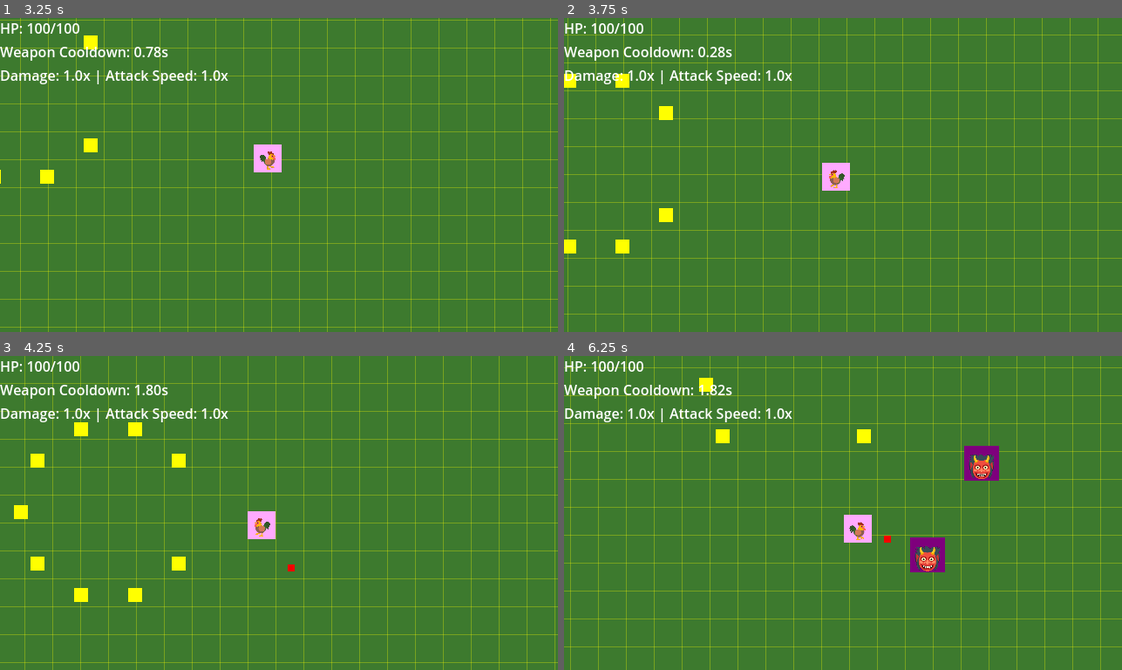
Above: before the commit, frames 1-4 (two rows, left to right).
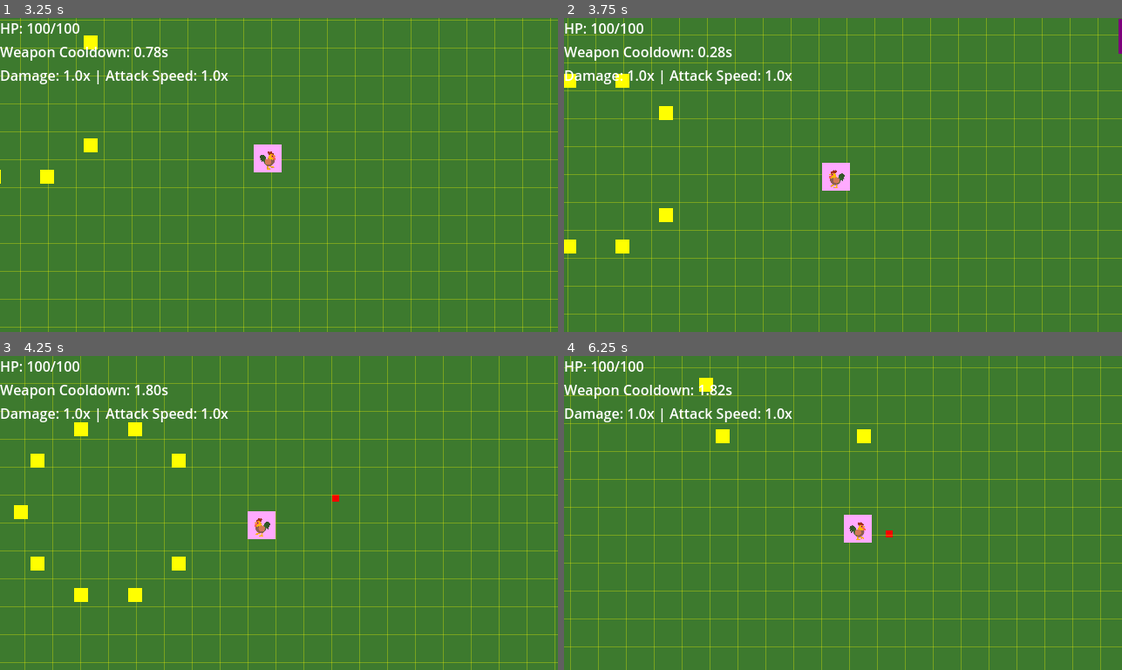
Above: after the commit, the same moments.

Repository: thejoshyee/sarimanok-game
Game: Godot game, scene res://main.tscn
Same seed, same stepped clock (60 frames per second), same inputs: the game is played once before the commit and once after it.
Inputs:
- Up to frame 1 (3.25 s): tap Enter (ui_accept) at 0.5, 0.77, 1.52, 3.02 s; hold Right (move_right) 0.53-1.28 s; hold 1 0.53-1.28 s; hold S (move_down) 1.28-2.03 s; tap 2 at 1.35 s; hold Right (move_right) 2.03-2.78 s; hold 3 2.03-2.78 s; hold Up (move_up) from 2.78 s (still down); tap 1 at 2.85 s
- Up to frame 2 (3.75 s): release Up (move_up) at 3.53 s; hold A (move_left) from 3.53 s (still down); hold 2 from 3.53 s (still down)
- Up to frame 3 (4.25 s): keep holding A (move_left); keep holding 2; tap Enter (ui_accept) at 3.77 s
- Up to frame 4 (6.25 s): release 2 at 4.28 s; tap 3 at 4.35 s; tap Enter (ui_accept) at 4.52, 6.02 s; release A (move_left) at 5.03 s; hold S (move_down) 5.03-5.78 s; hold 1 5.03-5.78 s; hold Right (move_right) from 5.78 s (still down); tap 2 at 5.85 s

Frame 1 is identical in both runs. In frame 2, less than 0.1% of the frame differs, in the area x 99-100%, y 0-12%; in frame 3, less than 0.1%; in frame 4, 1.4%, in the area x 57-78%, y 28-69%.

Commit message:
Refactor spawn system: separate scaling from spawning
- Strip spawn_manager.gd autoload to only scaling functions
  (get_scaled_hp, get_scaled_damage, get_elapsed_minutes)
- Add enemy_spawner.gd for dedicated spawn behavior with polar coords
- Move spawning logic out of main.gd into enemy_spawner
- Attach enemy_spawner.gd to SpawnManager node in main.tscn

This separates concerns: autoload = global utility functions,
scene node = actual spawning behavior.

Diff:
--- a/game/autoloads/spawn_manager.gd
+++ b/game/autoloads/spawn_manager.gd
@@ -1,66 +1,18 @@
 extends Node
 
-# Arena dimensions - must match Main.gd constants
-const ARENA_WIDTH: int = 3072
-const ARENA_HEIGHT: int = 2048
-const SPAWN_OFFSET: int = 48  # How far outside arena to spawn enemies
+# Scaling functions for enemy stats - called globally by enemies
+# WHY: Enemies need to scale HP/damage based on game time
+# These are in an autoload so any enemy can call SpawnManager.get_scaled_hp()
 
-# Reference for spawning - set in Inspector
-@export var player_path: NodePath
-@export var enemy_scene: PackedScene
-
-# Cached player reference
-var player: Node2D
-
-# Spawn distance - ring around player (viewport diagonal/2 + padding)
-# WHY: Enemies spawn just outside visible area, ~465px from player
-var spawn_dist: float = 465.0
-
-func _ready() -> void:
-	# Convert NodePath to actual node reference
-	# WHY: NodePath is just a string - we need the real node to use it
-	print("Player path: ", player_path)
-	if player_path:
-		player = get_node(player_path)
-
-
-# Calculate scaled HP based on elapsed time
-# WHY: Enemies get 5% more HP every 5 minutes for progressive difficulty
-# base_hp: Starting HP value for this enemy type
-# elapsed_minutes: How many minutes into the run
 func get_scaled_hp(base_hp: int, elapsed_minutes: float) -> int:
-	var scale = 1.0 + (elapsed_minutes / 5.0) * 0.05 # +5% per 5min
+	# +5% HP per 5 minutes for progressive difficulty
+	var scale = 1.0 + (elapsed_minutes / 5.0) * 0.05
 	return int(base_hp * scale)
 
-# Calculate scaled damage based on elapsed time
-# WHY: Enemies deal 3% more damage every 5 minutes (slower than HP scaling)
-# base_damage: starting damage value for this enemy type
-# elapsed_minutes: How many minutes into the run
 func get_scaled_damage(base_damage: int, elapsed_minutes: float) -> int:
-	var scale = 1.0 + (elapsed_minutes / 5.0) * 0.03 # +3% per 5min
+	# +3% damage per 5 minutes (slower than HP scaling)
+	var scale = 1.0 + (elapsed_minutes / 5.0) * 0.03
 	return int(base_damage * scale)
 
-
-# Helper to get current game time from global timer
 func get_elapsed_minutes() -> float:
 	return GameTimer.elapsed_minutes
-
-
-# Get a random spawn position at arena edges
-# WHY: Enemies should spawn just outside the visible arena and walk in
-# Returns: Vector2 position just outside one of the four arena edges
-func get_edge_spawn_position() -> Vector2:
-	# Pick a random edge (0=top, 1=bottom, 2=left, 3=right)
-	var edge = randi() % 4
-
-	match edge:
-		0:  # Top edge
-			return Vector2(randf_range(0, ARENA_WIDTH), -SPAWN_OFFSET)
-		1:  # Bottom edge
-			return Vector2(randf_range(0, ARENA_WIDTH), ARENA_HEIGHT + SPAWN_OFFSET)
-		2:  # Left edge
-			return Vector2(-SPAWN_OFFSET, randf_range(0, ARENA_HEIGHT))
-		3:  # Right edge
-			return Vector2(ARENA_WIDTH + SPAWN_OFFSET, randf_range(0, ARENA_HEIGHT))
-		_:
-			return Vector2.ZERO
--- a/game/main.tscn
+++ b/game/main.tscn
@@ -9,11 +9,10 @@
 [ext_resource type="Resource" uid="uid://bharnwex5kijy" path="res://resources/xp_gem_pool.tres" id="5_4c57u"]
 [ext_resource type="Texture2D" uid="uid://cc7v55axxinrj" path="res://assets/tilesets/placeholder_farm.png" id="6_ycdy4"]
 [ext_resource type="PackedScene" uid="uid://bib7nigil0j4a" path="res://scenes/ui/pool_debug_overlay.tscn" id="8_5vw27"]
-[ext_resource type="Script" uid="uid://b3gaeftcrstfh" path="res://autoloads/spawn_manager.gd" id="8_kek77"]
 [ext_resource type="PackedScene" uid="uid://dk4w6bjsr8gca" path="res://scenes/ui/grid_debug_overlay.tscn" id="9_kek77"]
 [ext_resource type="PackedScene" uid="uid://dvdy2n5irl835" path="res://scenes/ui/level_up_panel.tscn" id="11_dg77c"]
 [ext_resource type="PackedScene" uid="uid://dmf2r32mowlp1" path="res://scenes/ui/hud.tscn" id="11_efxa6"]
-[ext_resource type="PackedScene" uid="uid://bqufsuyg2a6yu" path="res://scenes/enemies/duwende/enemy_duwende.tscn" id="14_w48qg"]
+[ext_resource type="Script" uid="uid://b7r65uo3acmjv" path="res://scripts/core/enemy_spawner.gd" id="13_ycdy4"]
 
 [sub_resource type="TileSetAtlasSource" id="TileSetAtlasSource_w48qg"]
 texture = ExtResource("6_ycdy4")
@@ -98,9 +97,8 @@
 [node name="LevelUpPanel" parent="." instance=ExtResource("11_dg77c")]
 
 [node name="SpawnManager" type="Node" parent="."]
-script = ExtResource("8_kek77")
+script = ExtResource("13_ycdy4")
 player_path = NodePath("../Player")
-enemy_scene = ExtResource("14_w48qg")
 
 [node name="Boundaries" type="Node2D" parent="."]
 
--- /dev/null
+++ b/game/scripts/core/enemy_spawner.gd
@@ -0,0 +1,51 @@
+extends Node
+
+# References - set in Inspector
+@export var player_path: NodePath
+@export var enemy_pool_id: String = "enemy_test"  # Pool ID instead of scene
+
+# Cached player reference
+var player: Node2D
+
+# Spawn configuration
+const ARENA_WIDTH: int = 3072
+const ARENA_HEIGHT: int = 2048
+var spawn_dist: float = 465.0  # Ring distance from player
+
+# Spawn timing
+var spawn_timer: float = 0.0
+var spawn_interval: float = 3.0
+
+func _ready() -> void:
+	if player_path:
+		player = get_node(player_path)
+
+
+func _process(delta: float) -> void:
+	if not player:
+		return
+
+	# Spawn enemies on timer
+	spawn_timer += delta
+	if spawn_timer >= spawn_interval:
+		spawn_timer = 0.0
+		spawn_enemy()
+
+
+func spawn_enemy() -> void:
+	var enemy = PoolManager.spawn(enemy_pool_id)
+	if not enemy:
+		return
+
+	# Calculate spawn position using polar coordinates
+	# WHY: Ring spawn ensures enemies come from all directions, just off-screen
+	var angle = randf() * TAU  # Random angle (0 to 2π)
+	var offset = Vector2(cos(angle), sin(angle)) * spawn_dist
+	var spawn_pos = player.global_position + offset
+
+	# Clamp to arena bounds (TODO: Refine this)
+	spawn_pos.x = clamp(spawn_pos.x, 0, ARENA_WIDTH)
+	spawn_pos.y = clamp(spawn_pos.y, 0, ARENA_HEIGHT)
+
+	enemy.global_position = spawn_pos
+	enemy.initialize_stats(GameTimer.elapsed_minutes)
--- a/game/scripts/core/main.gd
+++ b/game/scripts/core/main.gd
@@ -12,8 +12,6 @@
 
 @onready var level_up_panel = $LevelUpPanel
 
-var spawn_timer: float = 0.0
-var spawn_interval: float = 3.0  # Spawn enemy every 3 seconds
 var test_gems: Array = [] # track spawned test gems
 
 # Called when the node enters the scene tree for the first time.
@@ -102,29 +100,9 @@
 	if has_node("Player"):
 		$Camera2D.position = $Player.position
 
-	# spawn enemies periodically
-	spawn_timer += _delta
-	if spawn_timer >= spawn_interval:
-		spawn_timer = 0.0
-		spawn_enemy()
-
 	# DEBUG: Show FPS in window title
 	get_window().title = "Sarimanok - FPS: " + str(Engine.get_frames_per_second())
 
-
-func spawn_enemy():
-	var enemy = PoolManager.spawn("enemy_test")
-	if enemy:
-		# spawn at random pos around player
-		var player_pos = $Player.position if has_node("Player") else Vector2(320, 180)
-		var angle = randf() * TAU
-		var distance = randf_range(150, 250)
-		enemy.global_position = player_pos + Vector2(cos(angle), sin(angle)) * distance
-
-		# Apply time-based stat scaling
-		enemy.initialize_stats(GameTimer.elapsed_minutes)
-
-		print("Spawned enemy at: ", enemy.global_position, " HP: ", enemy.hp, " DMG: ", enemy.damage)
 
 
 func test_spawn_xp_gems():
Not shown: 1 places in game/main.tscn that only renumber resources
Not shown, added: game/scripts/core/enemy_spawner.gd.uid
